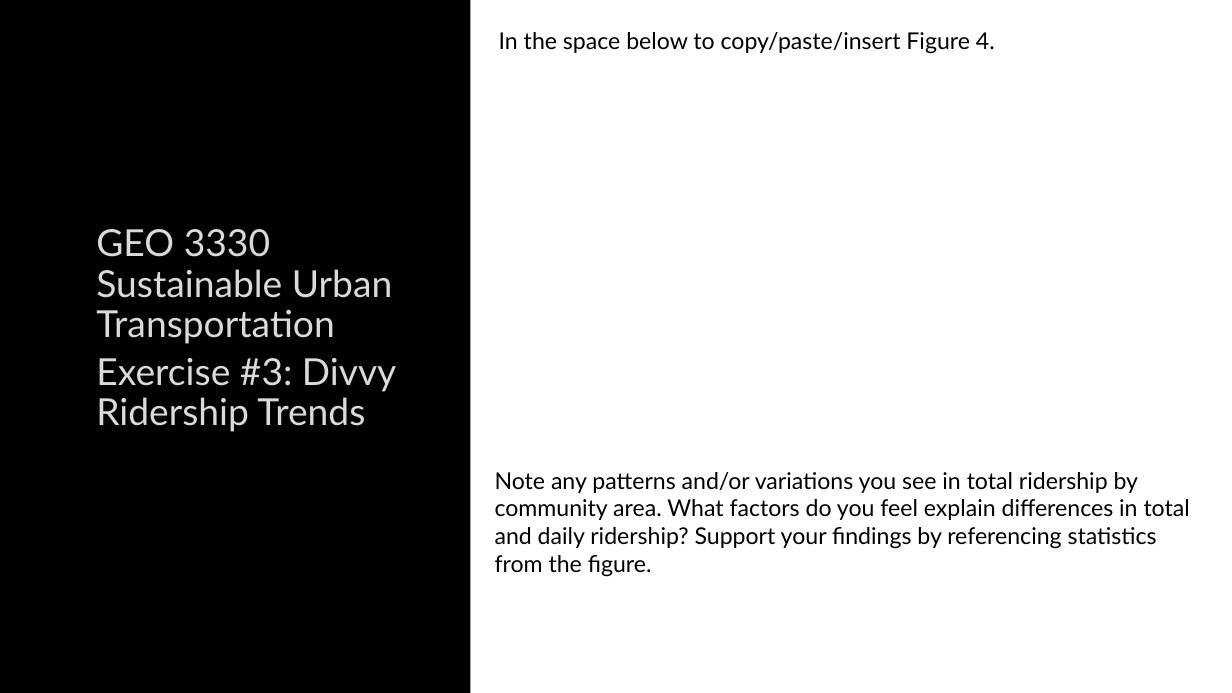
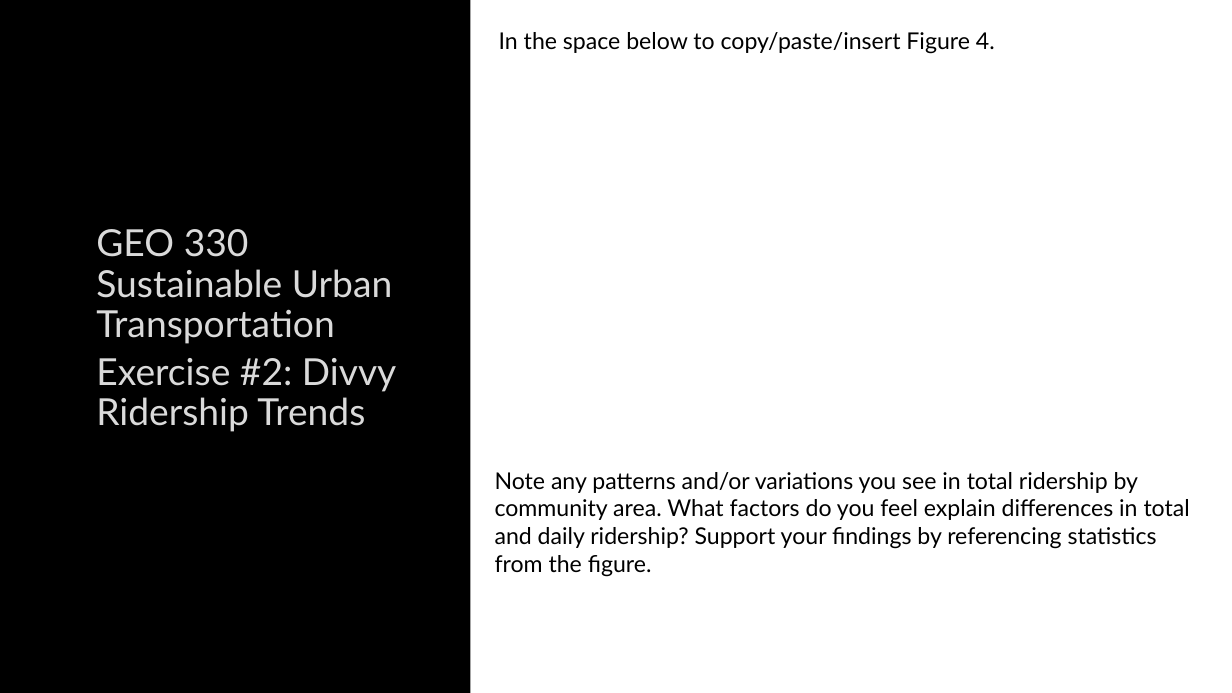
Before and after one commit to justenvirons/pedagogy, a slide deck: slide 4 of docs/exercises_transportation/slides/Exercise02_Template.pptx. Drawn at 1232x693 pixels with LibreOffice and Linux fonts; fonts in the diff are those of the drawing; background and template pictures are left out. Boxes give left, top, right and bottom in pixels: in the first picture for what was removed or moved away, otherwise in the second. Text is boxed around its words. In the diff, an @@ line names an element or a change of style, - is before the commit and + after.

```diff
--- a/docs/exercises_transportation/slides/Exercise02_Template.pptx
+++ b/docs/exercises_transportation/slides/Exercise02_Template.pptx
@@ text at (x1=96, y1=229, x2=396, y2=432): text changed @@
-GEO 3330 Sustainable Urban Transportation
-Exercise #3: Divvy Ridership Trends
+GEO 330 Sustainable Urban Transportation
+Exercise #2: Divvy Ridership Trends
```
Also in this commit, not shown: 5 other slides changed.
